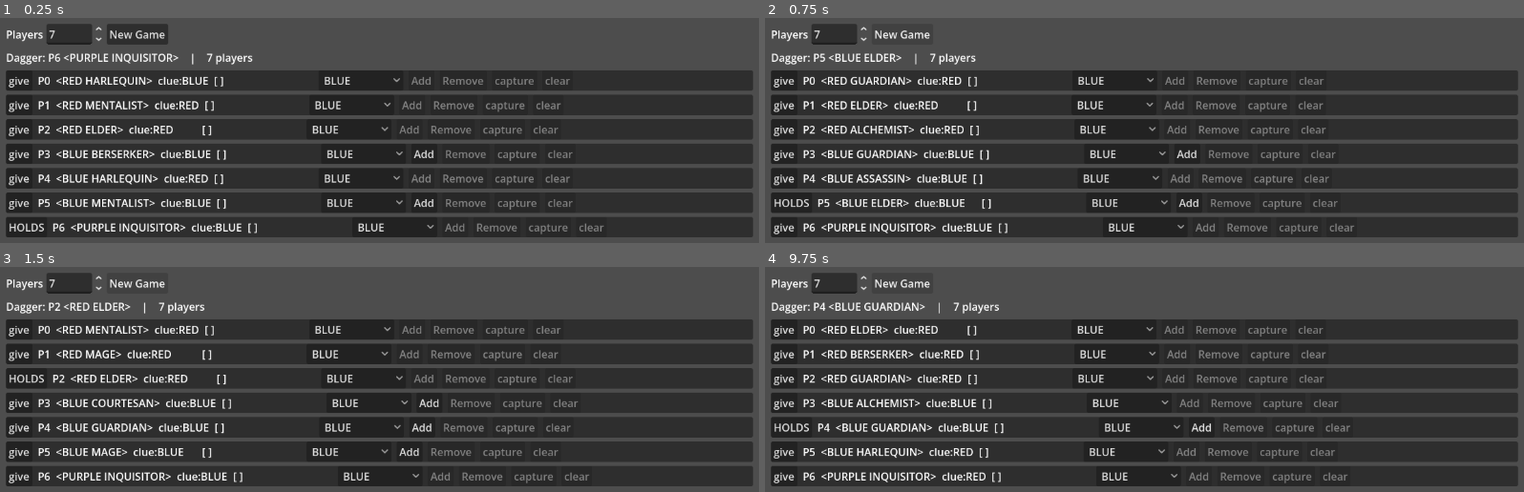
Above: before the commit, frames 1-4 (two rows, left to right).
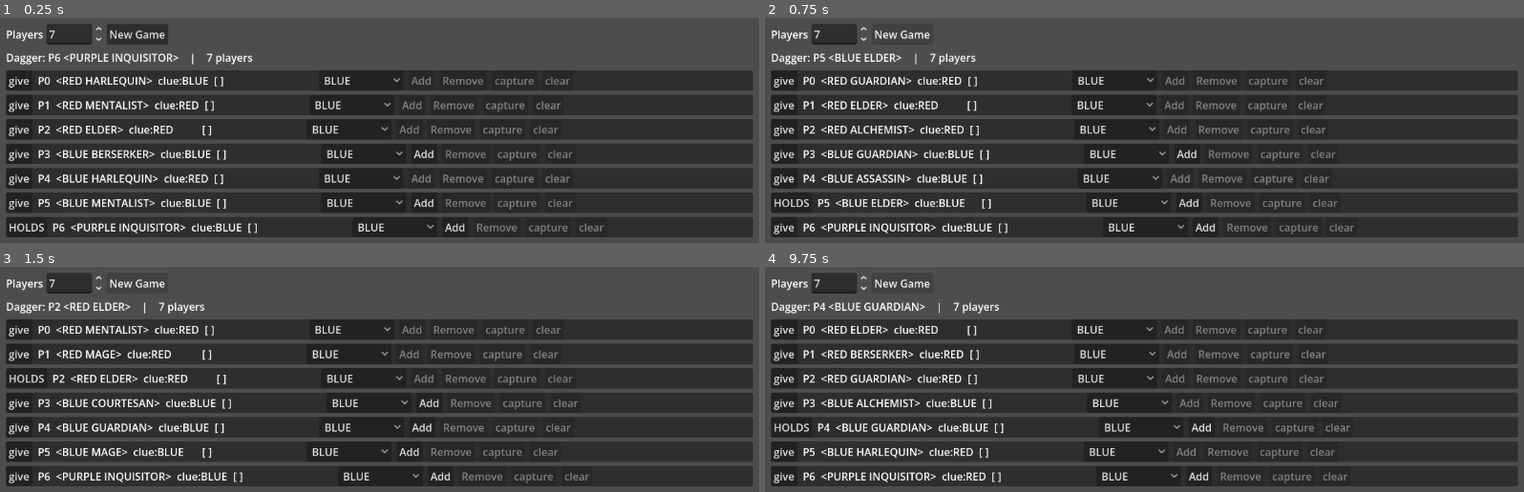
Above: after the commit, the same moments.

Repository: jdbecker/Stabby-Game
Game: Godot game, scene res://ui/dev_panel.tscn
The game is run twice, just before and just after one commit, with the same random seed, the same clock (stepped at 60 frames per second) and the same inputs.
Inputs:
- Up to frame 1 (0.25 s): no input
- Up to frame 2 (0.75 s): click "New Game" at 0.5 s
- Up to frame 3 (1.5 s): click "New Game" at 1.25 s
- Up to frame 4 (9.75 s): click "give" at 2 s; click "HOLDS" at 2.75 s; click "BLUE" at 3.5 s; click "Add" at 4.25 s; click "Remove" at 5 s; click "HOLDS" at 5.75 s; click "BLUE" at 6.5 s; click "give" at 7.25 s; click "Add" at 8 s; click "clear" at 8.75 s; click "New Game" at 9.5 s

The runs differ from the first frame. In frame 1, less than 0.1% of the frame differs, in the area x 58-62%, y 91-95%; in frame 2, less than 0.1%; in frame 3, less than 0.1%; in frame 4, less than 0.1%.

Commit message:
fix for inquisitor

Diff:
--- a/character.gd
+++ b/character.gd
@@ -25,6 +25,7 @@
 	var remaining_wounds := valid_new_wounds()
 	if wound not in remaining_wounds:
 		push_error("Character %s cannot take wound %s! Valid wounds are %s" % [self, CharacterStats.Wound.keys()[wound], wounds_to_string(remaining_wounds)])
+		return
 	wounds.append(wound)
 
 
@@ -54,11 +55,27 @@
 func valid_new_wounds() -> Array[CharacterStats.Wound]:
 	var valid_wounds := _stats.wounds.duplicate()
 	for wound: CharacterStats.Wound in wounds:
-		var idx := valid_wounds.find(wound)
-		if idx == -1:
+		var any_index := valid_wounds.find(CharacterStats.Wound.ANY)
+		var wound_index := valid_wounds.find(wound)
+		if any_index != -1 and wound in [CharacterStats.Wound.RED, CharacterStats.Wound.BLUE, CharacterStats.Wound.UNKNOWN]:
+			# If the character has a literal RED or BLUE wound, remove an ANY.
+			valid_wounds.remove_at(any_index)
+		elif wound_index != -1:
+			# Remove the wound from the valid list if it exists.
+			valid_wounds.remove_at(wound_index)
+		else:
 			push_error("Character %s somehow has a wound %s which its character type is not allowed! Valid wounds for this character type: %s" % [
 				self, CharacterStats.Wound.keys()[wound], wounds_to_string(_stats.wounds)
 			])
 			continue
-		valid_wounds.remove_at(idx)
-	return valid_wounds
+
+	var remaining_valid_wounds: Array[CharacterStats.Wound] = []
+	for wound: CharacterStats.Wound in valid_wounds:
+		if wound == CharacterStats.Wound.ANY:
+			# Any records are valid as either clue color, but literal ANY is not.
+			remaining_valid_wounds.append(CharacterStats.Wound.RED)
+			remaining_valid_wounds.append(CharacterStats.Wound.BLUE)
+			remaining_valid_wounds.append(CharacterStats.Wound.UNKNOWN)
+		else:
+			remaining_valid_wounds.append(wound)
+	return remaining_valid_wounds
--- a/test/test_game_mutations.gd
+++ b/test/test_game_mutations.gd
@@ -1,9 +1,10 @@
 extends GutTest
-## Phase 1 sandbox mutations: free dagger movement, validated wounds, capture on 4th.
 
 const RANK := CharacterStats.Wound.RANK
 const RED := CharacterStats.Wound.RED
 const BLUE := CharacterStats.Wound.BLUE
+const UNKNOWN := CharacterStats.Wound.UNKNOWN
+const ANY := CharacterStats.Wound.ANY
 
 
 func test_set_knife_holder_moves_freely():
@@ -19,6 +20,33 @@
 	game.suffer_wound(c, RED)
 	assert_eq(c.wound_count(), 1)
 	assert_true(RED in c.wounds, "Red wound should have been recorded")
+
+
+func test_inquisitor_can_take_any_wound():
+	var game := Game.new(6)
+	var c := Character.new(Game.INQUISITOR) # valid: RANK, ANY, ANY
+	game.suffer_wound(c, RED)
+	game.suffer_wound(c, BLUE)
+	assert_eq(c.wound_count(), 2)
+	assert_true(RED in c.wounds, "Red wound should have been recorded")
+	assert_true(BLUE in c.wounds, "Blue wound should have been recorded")
+
+
+func test_inquisitor_can_take_duplicate_wounds():
+	var game := Game.new(6)
+	var c := Character.new(Game.INQUISITOR) # valid: RANK, ANY, ANY
+	game.suffer_wound(c, UNKNOWN)
+	game.suffer_wound(c, UNKNOWN)
+	assert_eq(c.wound_count(), 2)
+	assert_eq(c.wounds.filter(func(w): return w == UNKNOWN).size(), 2, "Inquisitor should be able to take duplicate wounds")
+
+
+func test_inquisitor_cannot_take_literal_any_wound():
+	var game := Game.new(6)
+	var c := Character.new(Game.INQUISITOR) # valid: RANK, ANY, ANY
+	game.suffer_wound(c, ANY)
+	assert_eq(c.wound_count(), 0, "Inquisitor should not be able to take literal ANY wound")
+	assert_eq(get_errors().size(), 0, "Rejecting an invalid wound must not push an error")
 
 
 func test_suffer_invalid_wound_is_rejected():
--- a/ui/dev_panel.gd
+++ b/ui/dev_panel.gd
@@ -17,10 +17,13 @@
 
 
 func _start_new_game() -> void:
+	# cleanup old game
 	if game and game.state_changed.is_connected(_update_summary):
 		game.state_changed.disconnect(_update_summary)
 	for child in _player_list.get_children():
 		child.queue_free()
+
+	# create new game
 	game = Game.new(int(_player_count.value))
 	game.state_changed.connect(_update_summary)
 	for i in game.characters.size():
